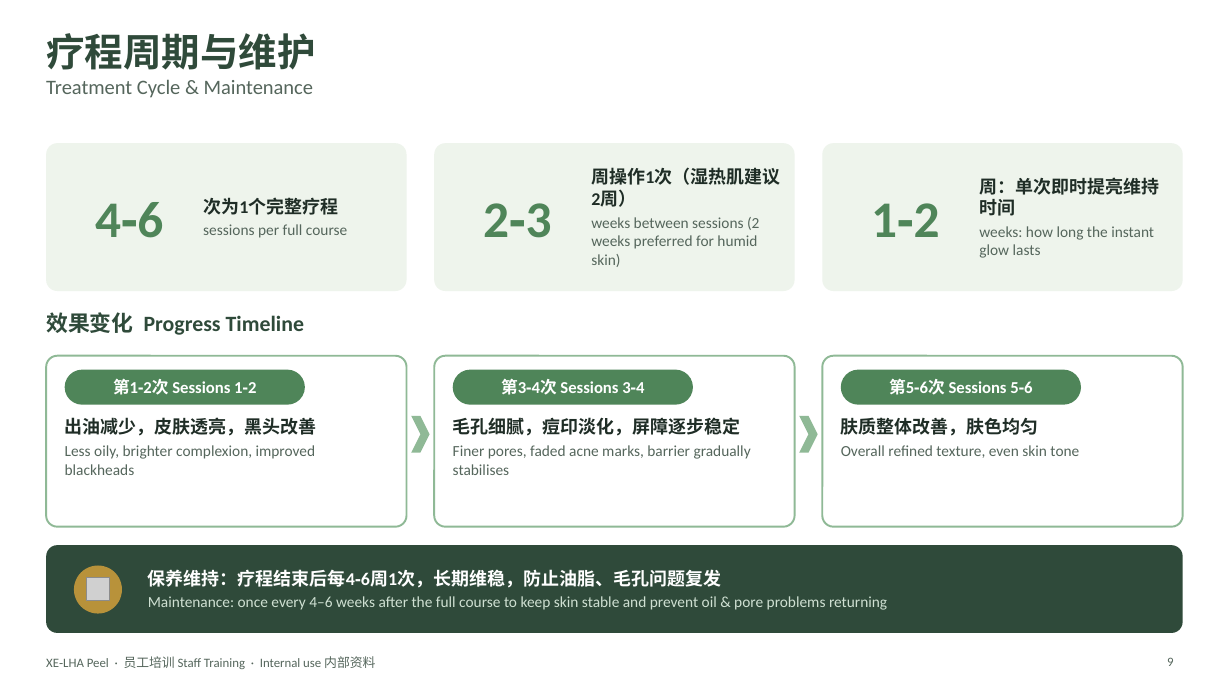
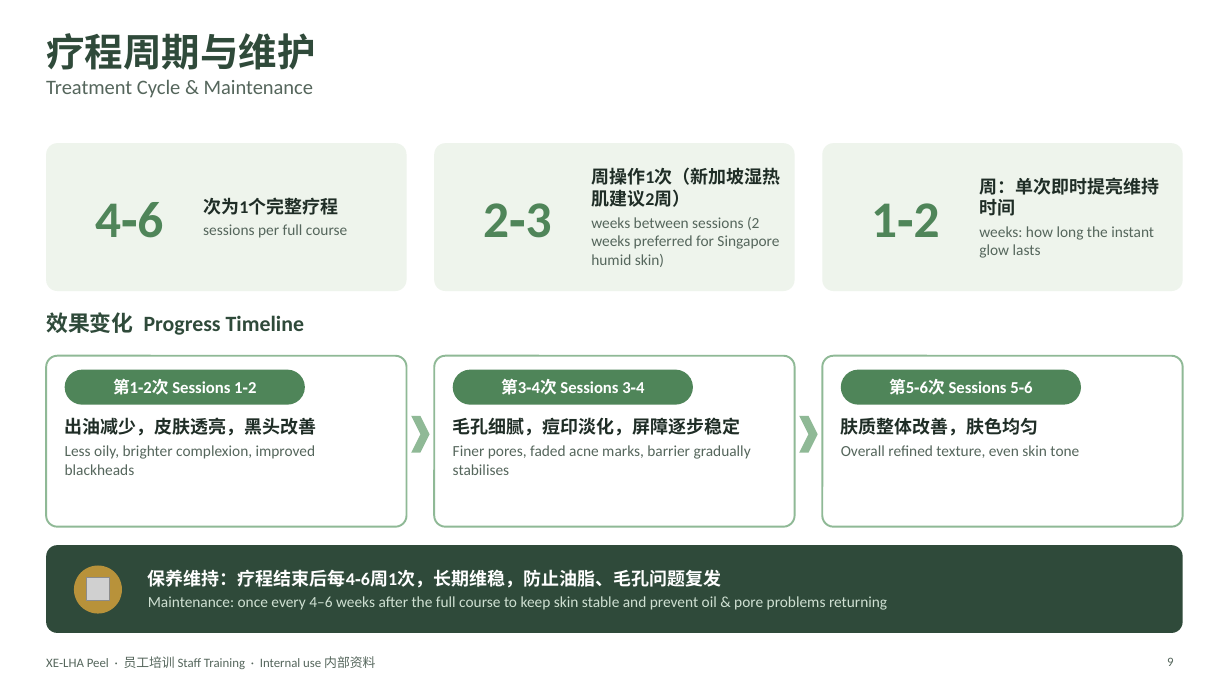
Before and after one commit to wanxinlee/cautious-computing-machine, a slide deck: slide 9 of XE-LHA-Peel-Staff-Training.pptx. Drawn at 1232x693 pixels with LibreOffice and Linux fonts; fonts in the diff are those of the drawing; grey boxes stand for pictures. Boxes give left, top, right and bottom in pixels: in the first picture for what was removed or moved away, otherwise in the second. Text is boxed around its words. In the diff, an @@ line names an element or a change of style, - is before the commit and + after.

```diff
--- a/XE-LHA-Peel-Staff-Training.pptx
+++ b/XE-LHA-Peel-Staff-Training.pptx
@@ text at (591, 167, 780, 267): text changed @@
-周操作1次（湿热肌建议2周）
-weeks between sessions (2 weeks preferred for humid skin)
+周操作1次（新加坡湿热肌建议2周）
+weeks between sessions (2 weeks preferred for Singapore humid skin)
```
Also in this commit, not shown: 5 other slides changed.
